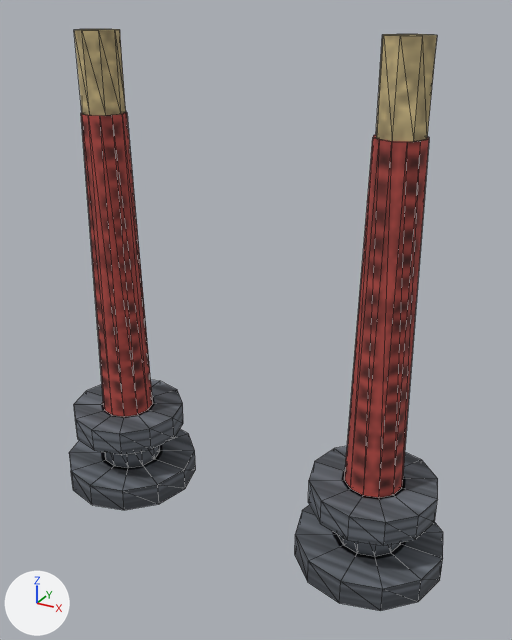
What one commit did to the FBX model Assets/Project3D/Models/prop/candles.fbx.
Rendered twice from a 50 mm camera at (0.217, -0.371, 0.342) aimed at (0.012, 0.002, 0.156). The lights are fixed; the arrows at lower left show +X, +Y and +Z. The first picture is the older version. Mesh edges are drawn as thin lines. Vertices at exactly the same position are counted once.

The older version as bpy lines, for what is in view:
```python
me_foot_002 = bpy.data.meshes.new('foot.002')
me_foot_002.from_pydata(...)  # 236 vertices, 448 faces; spans x -0.15..0.15, y -0.05..0.05, z 0.0..0.33
# faces by material slot: [288, 96, 64]
me_foot_002.materials.append(mat_metal_iron)  # picture img_metal_iron_png
me_foot_002.materials.append(mat_cloth_red)  # picture img_cloth_red_png
me_foot_002.materials.append(mat_sand)  # picture img_sand_png
ob_candles = bpy.data.objects.new('candles', me_foot_002)
ob_candles.location = (0.0, 0.0, 0.0)
```
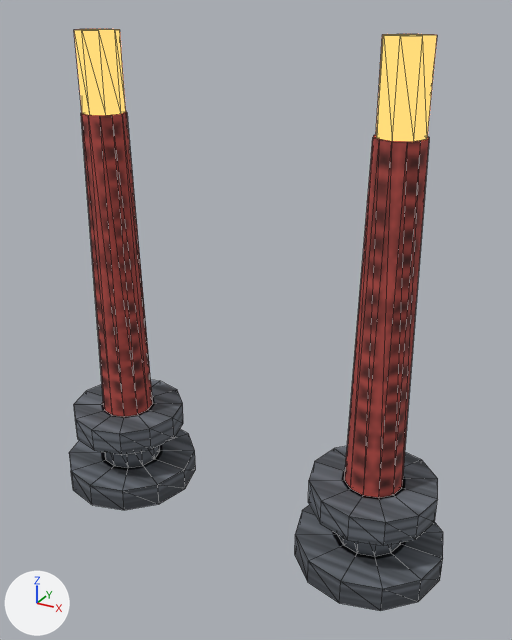
The change, as a list of edits to the scene's bpy script:
```text
Add img_fire_png:
    img_fire_png = load_image('fire.png', '../../Textures/fire.png', 512, 512, 'sRGB')
Add mat_fire:
    mat_fire = principled_material('fire')
    mat_fire.texture = img_fire_png
    mat_fire.roughness = 0.85
    mat_fire.emission_color = (0.95, 0.33, 0.09)  # orange #f99b55
    mat_fire.emission_strength = 2.0
Change me_foot_002:
    where me_foot_002.from_pydata(...)  # 236 vertices, 448 faces; spans x -0.15..0.15, y -0.05..0.05, z 0.0..0.33
    used by ob_candles; location = (0.0, 0.0, 0.0)
    me_foot_002 part 1: all 64 faces that had it switch from mat_sand (picture img_sand_png) to mat_fire (picture img_fire_png, glowing orange #f99b55)
```

Location of each change, [x1, y1, x2, y2] in pixels of the pictures (512 x 640 px):
part 1 of me_foot_002, recoloured (lighter)
    both: [74, 29, 437, 142]
